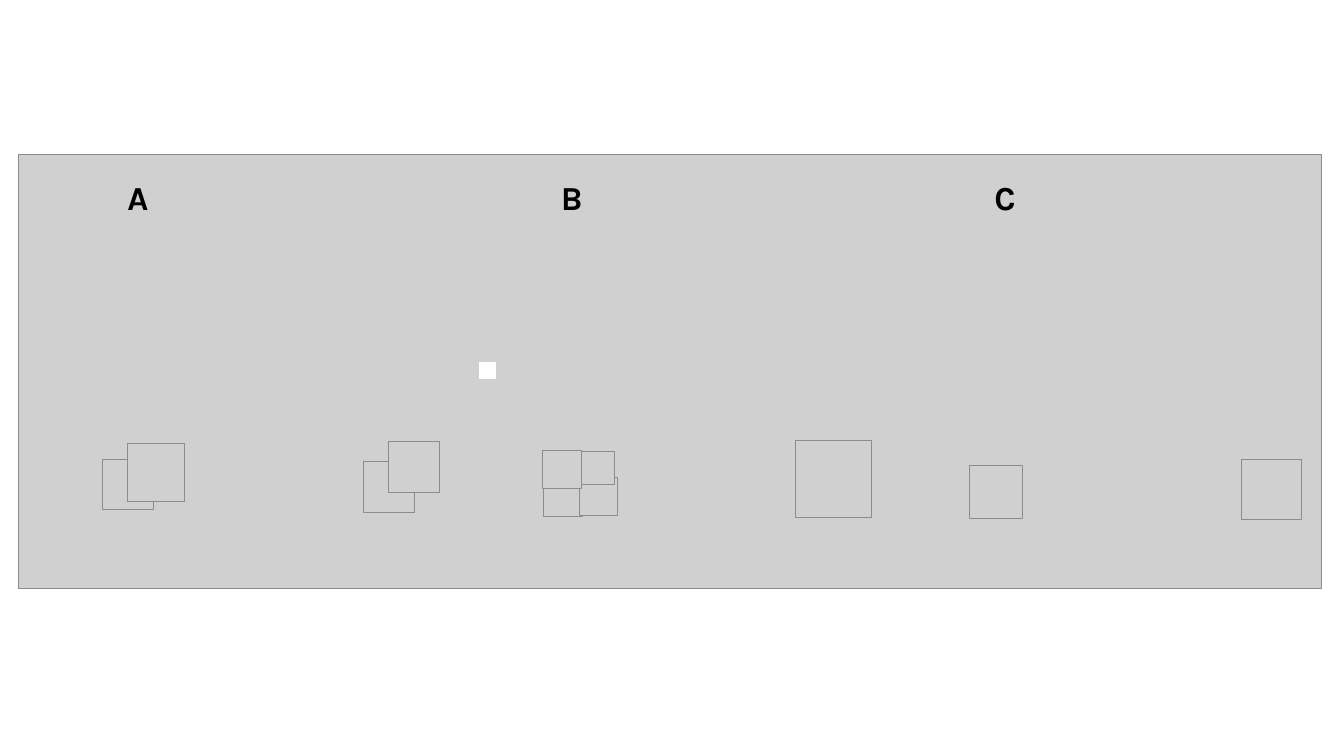
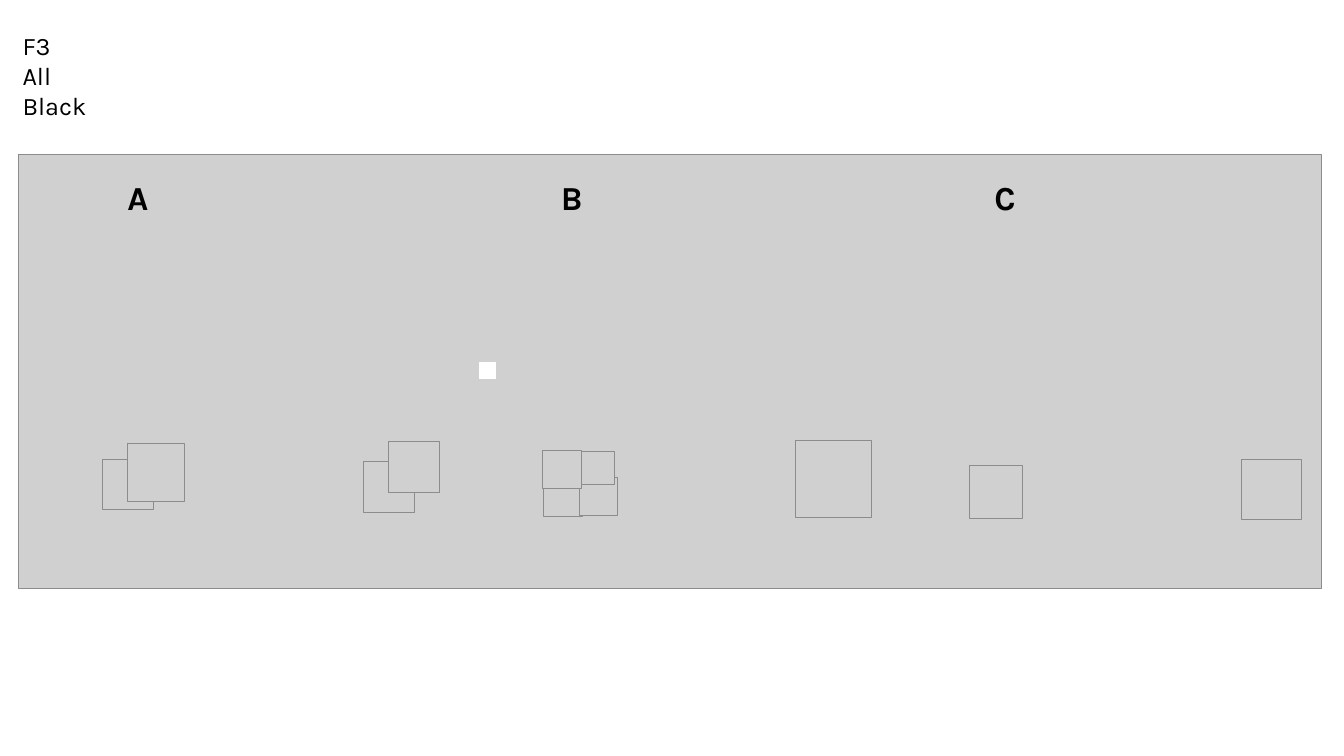
Before and after one commit to hurlbertlab/mbbs-analysis, a slide deck: slide 2 of figures/ch1/ch1_figures.pptx. Drawn at 1344x756 pixels with LibreOffice and Linux fonts; fonts in the diff are those of the drawing; grey boxes stand for pictures. Boxes give left, top, right and bottom in pixels: in the first picture for what was removed or moved away, otherwise in the second. Text is boxed around its words. In the diff, an @@ line names an element or a change of style, - is before the commit and + after.

```diff
--- a/figures/ch1/ch1_figures.pptx
+++ b/figures/ch1/ch1_figures.pptx
@@ text added at [23, 39, 87, 116], 18 pt, text #000000 @@
+F3
+All
+Black
```
Also in this commit, not shown: 2 other slides changed, 4 slides added, 3 slides removed, 5 other files.
